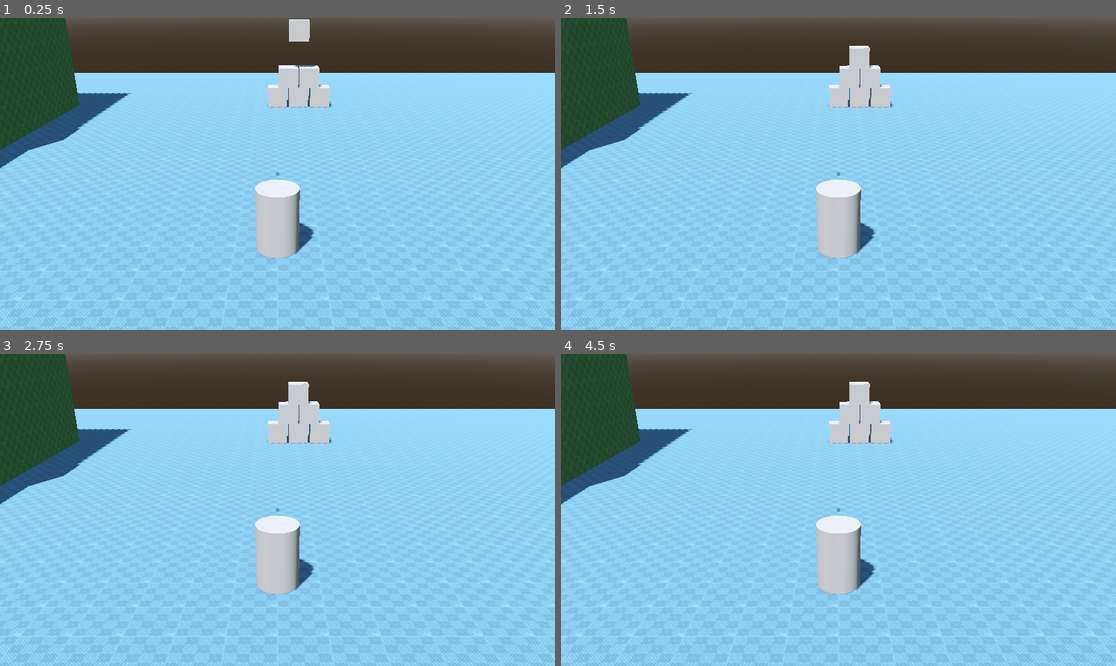
Above: before the commit, frames 1-4 (two rows, left to right).
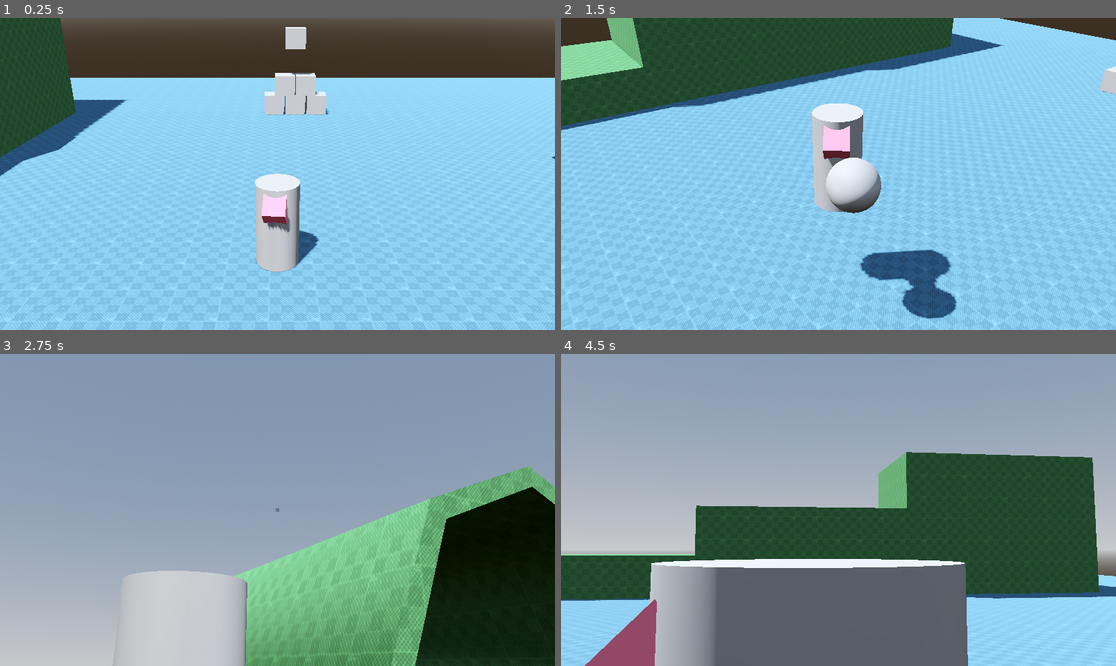
Above: after the commit, the same moments.

Repository: gdquest-demos/godot-4-3d-third-person-controller
Game: Godot game, scene res://Playground.tscn
Same seed, same stepped clock (60 frames per second), same inputs: the game is played once before the commit and once after it.
Inputs (mouse positions are in pixels of both pictures, inside the frame that each line leads up to):
- Up to frame 1 (0.25 s): no input
- Up to frame 2 (1.5 s): move the mouse to (960, 158) at 0.52 s; hold D (move_right) 0.53-1.28 s; hold Right mouse button (action_aim) 0.53-1.28 s; tap Space (action_jump) at 0.77 s; move the mouse to (727, 189) at 1.27 s; hold S (move_down) from 1.28 s (still down); click (727, 189) at 1.35 s
- Up to frame 3 (2.75 s): tap Space (action_jump) at 1.52 s; move the mouse to (333, 441) at 2.02 s; release S (move_down) at 2.03 s; hold D (move_right) from 2.03 s (still down); hold Right mouse button (action_aim) from 2.03 s (still down)
- Up to frame 4 (4.5 s): move the mouse to (810, 572) at 2.77 s; release D (move_right) at 2.78 s; release Right mouse button (action_aim) at 2.78 s; hold W (move_up) 2.78-3.53 s; click (810, 572) at 2.85 s; tap Space (action_jump) at 3.02, 3.77 s; move the mouse to (1005, 556) at 3.52 s; hold Right mouse button (action_aim) 3.53-4.28 s; hold A (move_left) from 3.53 s (still down); move the mouse to (672, 463) at 4.27 s; click (672, 463) at 4.35 s

The runs differ from the first frame. In frame 1, 7.2% of the frame differs, in the area x 0-100%, y 0-100%; in frame 2, 32%; in frame 3, 100%; in frame 4, 92%.
Error before the commit: Parse Error: Preload file "res://Projectile.tscn" does not exist. (res://Player/Player.gd:4)

Commit message:
Fix loading Projectile scene

Diff:
--- a/Player/Player.gd
+++ b/Player/Player.gd
@@ -1,7 +1,7 @@
 class_name Player
 extends CharacterBody3D
 
-const PROJECTILE_SCENE = preload("res://Projectile.tscn")
+const PROJECTILE_SCENE = preload("res://Player/Projectile.tscn")
 
 @export var move_speed := 6.0
 @export var projectile_speed := 50
